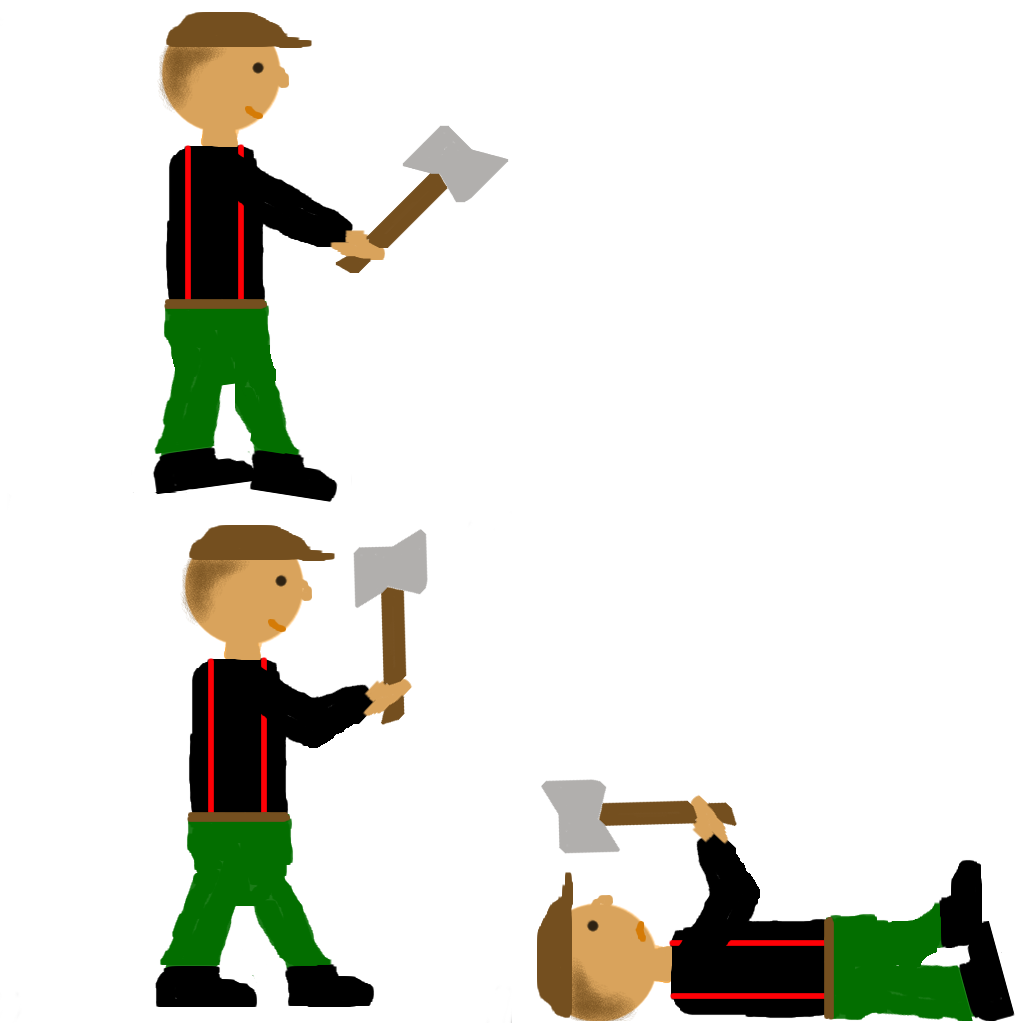
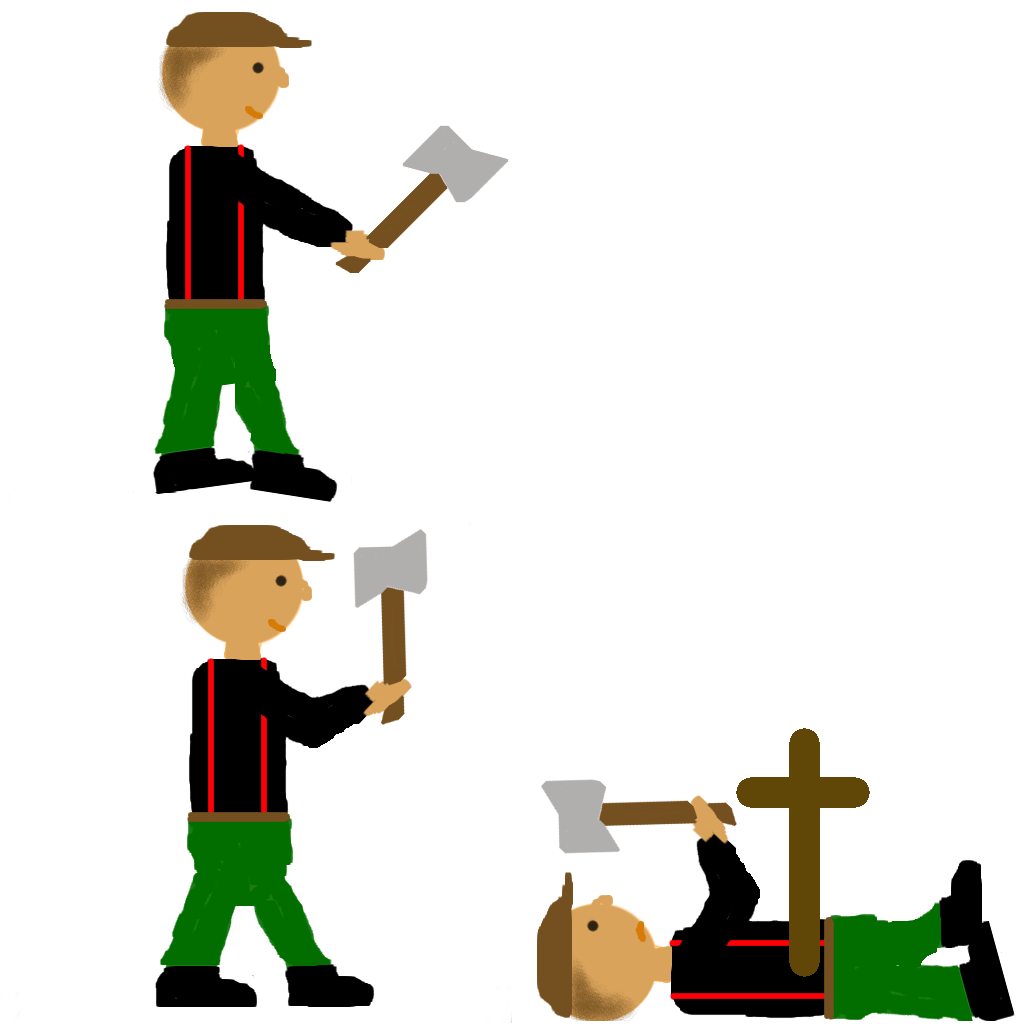
Layer changes from the first 1024x1024 image to the second:
painted on "Background" over [736, 728, 870, 977]
